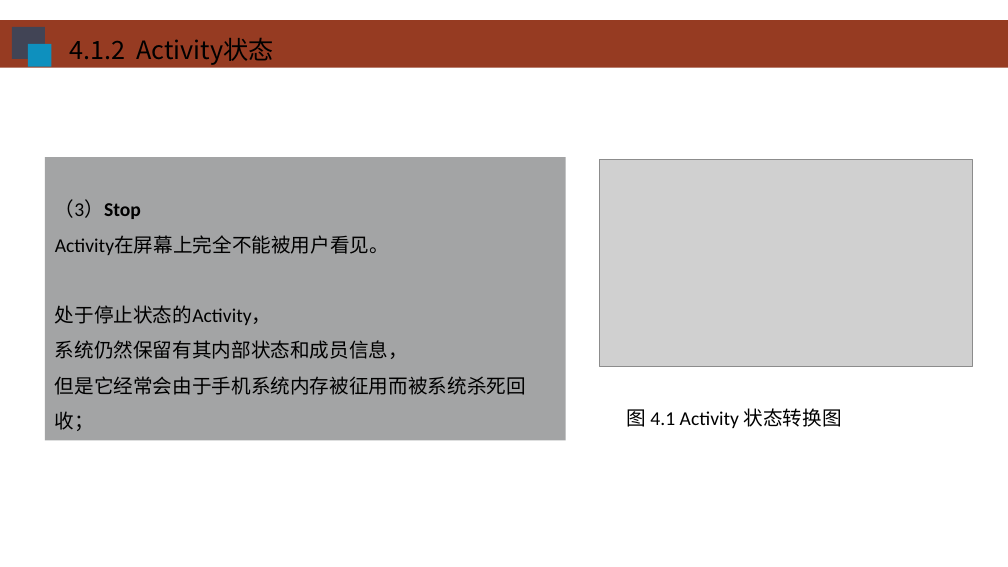
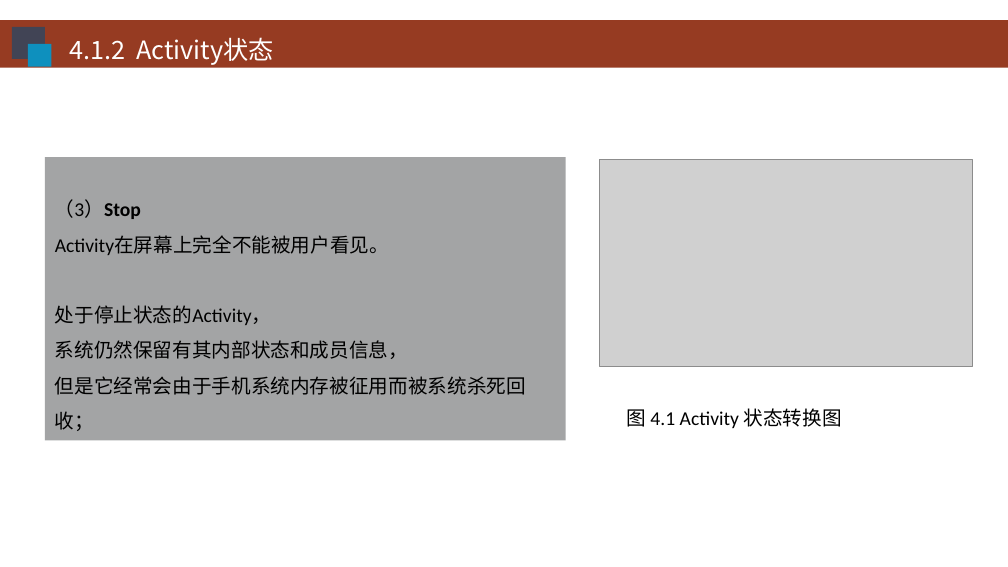
Before and after one commit to HBU/Android-PPT, a slide deck: slide 5 of 04.0 -- 活动-意图-- 第04章.pptx. Drawn at 1008x567 pixels with LibreOffice and Linux fonts; fonts in the diff are those of the drawing; grey boxes stand for pictures; background and template pictures are left out. Boxes give left, top, right and bottom in pixels: in the first picture for what was removed or moved away, otherwise in the second. Text is boxed around its words. In the diff, an @@ line names an element or a change of style, - is before the commit and + after.

```diff
--- a/04.0 -- 活动-意图-- 第04章.pptx
+++ b/04.0 -- 活动-意图-- 第04章.pptx
@@ text "4.1.2 Activity状态" at box(69, 37, 274, 65): text colour #000000 to #FFFFFF @@
```
Also in this commit, not shown: 16 other slides changed.
